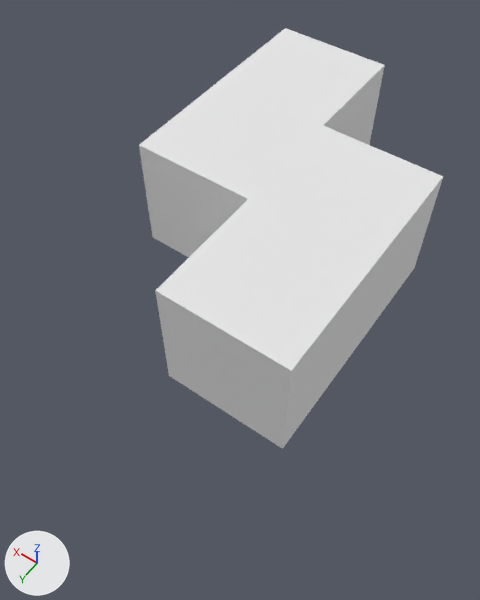
Before and after pictures for a commit that changed the Blender file HTC VIVE Project/Assets/Blender Imports/Tetros/Tetro 2.blend.
The view is the same before and after, from a 50 mm camera at (-4.85, 6.6, 7.42) aimed at (-1.26, 1.57, -0.48). The axes (+X, +Y, +Z) are drawn at lower left. The lights are the same throughout.
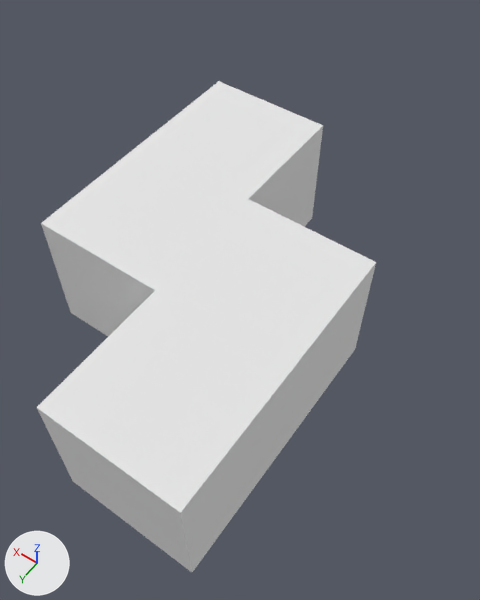
Changed parts and their boxes (x1, y1, x2, y2) in the pictures (480 x 600 px; the box of a moved part takes in the faces that stretch with it):
'Cube.001', reshaped (11% wider, 17% taller)
    before: (139, 28, 443, 449)
    after: (37, 81, 376, 572)
part 1 of me_cube_001, deleted
    before: (249, 126, 443, 349)
part 2 of me_cube_001, moved or reshaped
    before: (139, 28, 385, 449)
    after: (37, 81, 323, 572)

The change, as a list of edits to the scene's bpy script:
```text
Change me_cube_001:
    used by ob_cube_001; location = (-2.0, 2.0, 0.0)
    remove me_cube_001.from_pydata(...)  # 32 vertices, 24 faces; spans x -1.0..3.0, y -5.0..1.0, z -1.0..1.0
    add me_cube_001.from_pydata(...)  # 20 vertices, 21 faces; spans x -1.0..3.0, y -3.0..3.0, z -1.0..1.0
    me_cube_001 part 1: the loose piece of 8 vertices spanning x -1.0..1.0, y -3.0..-1.0, z -1.0..1.0 is deleted
    me_cube_001 part 2
    10 vertices are removed from x 1.0..3.0, y -5.0..-1.0, z -1.0..1.0
    14 faces are deleted
    6 new vertices lie (0.0, 2.0, 0.0) away from vertices in x -1.0..3.0, y -1.0..1.0, z -1.0..1.0
    6 new faces join them, mat_material (white #e7e7e7)
    6 new faces join them, mat_material_001 (white #e7e7e7)
    5 new faces join them, mat_material_002 (white #e7e7e7)
```
